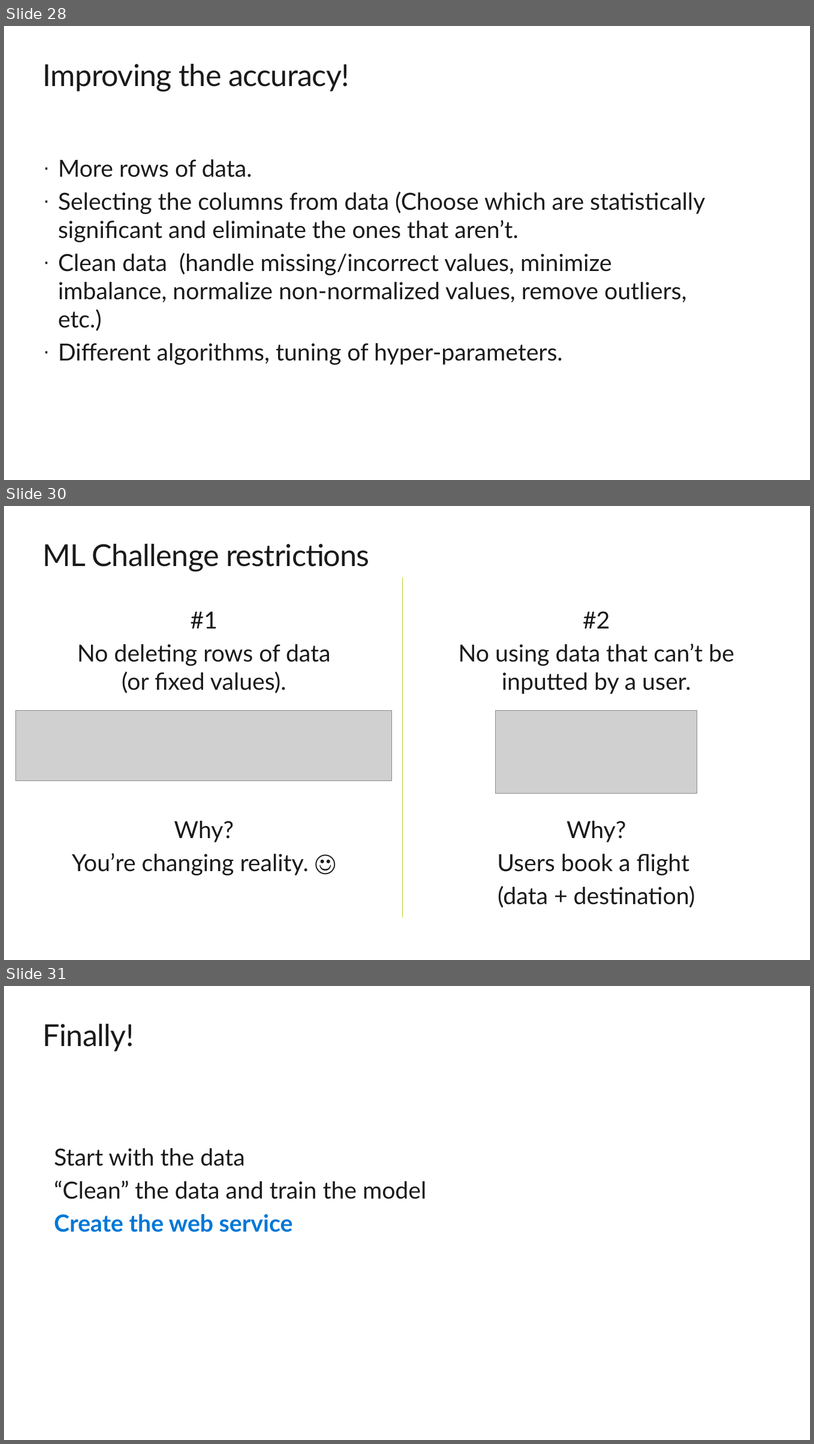
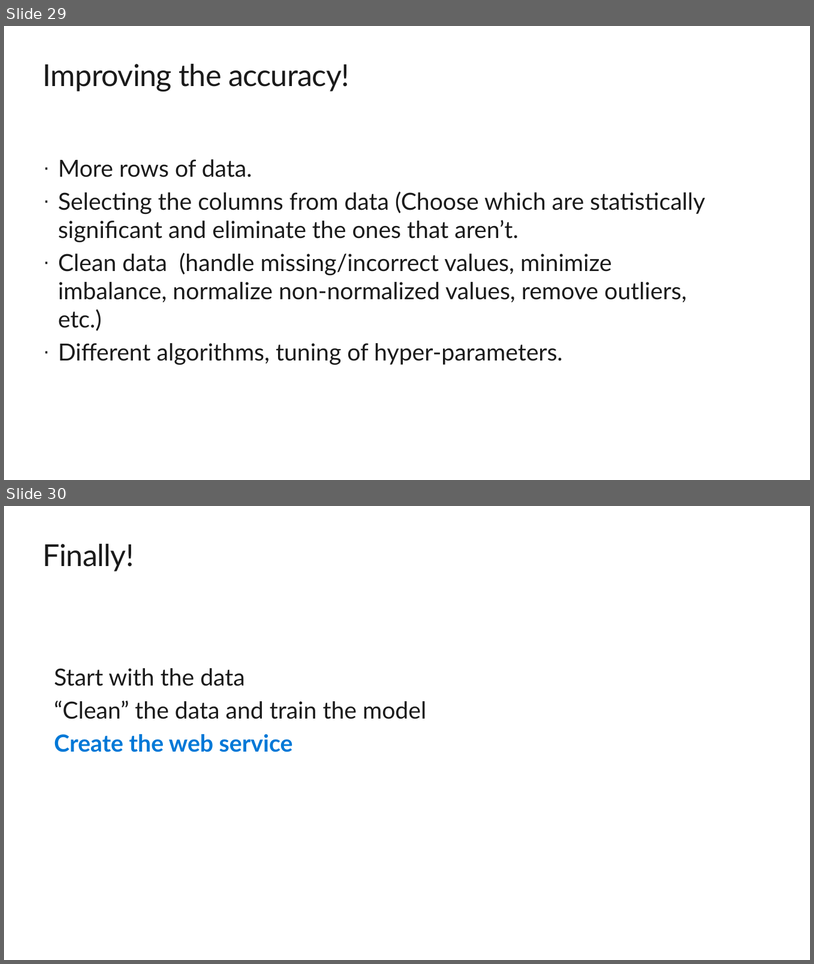
Before and after one commit to himanshubeniwal/Sessions, a slide deck: Final_forDSandML.pptx. Shown one above the other, each under a label of ours: slides 28, 30 and 31 before the commit, slides 29 and 30 after it; the slides between them are not shown. The pictures are 814x1444 and 814x964 pixels, drawn with LibreOffice and Linux fonts; fonts in the diff are those of the drawing; grey boxes stand for pictures; background and template pictures are left out. Boxes give left, top, right and bottom in pixels: in the first picture for what was removed or moved away, otherwise in the second. Text is boxed around its words. In the diff, an @@ line names an element or a change of style, - is before the commit and + after.

```diff
--- a/Final_forDSandML.pptx
+++ b/Final_forDSandML.pptx
@@ slide 30 removed at <box>4,506,810,960</box>, background #FFFFFF @@
@@ title removed at <box>43,544,369,571</box> @@
-ML Challenge restrictions
@@ line removed from (402, 577) to (402, 917) @@
@@ text removed at <box>77,612,331,693</box> @@
-#1
-No deleting rows of data
-(or fixed values).
@@ text removed at <box>459,611,735,694</box> @@
-#2
-No using data that can’t be inputted by a user.
@@ picture removed at <box>16,711,392,781</box> @@
@@ picture removed at <box>497,711,698,793</box> @@
@@ text removed at <box>72,820,309,875</box> @@
-Why?
-You’re changing reality. ☺
@@ text removed at <box>497,820,696,907</box> @@
-Why?
-Users book a flight
-(data + destination)
@@ what was slide 28 is now slide 29 @@
@@ what was slide 31 is now slide 30 @@
```
Also in this commit, not shown: 5 slides changed, 2 slides added, 2 other slides removed, 1 other file.
